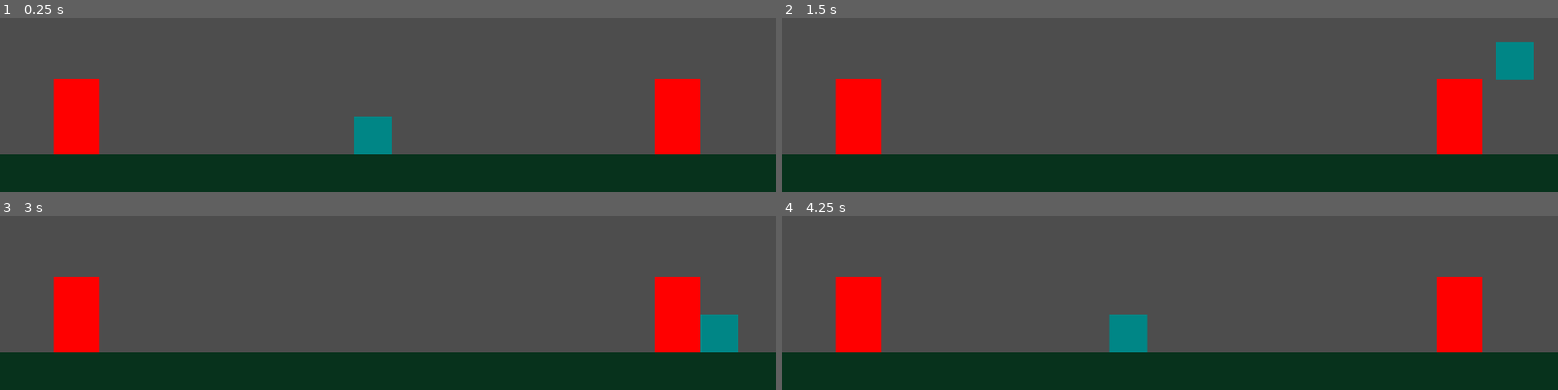
Above: before the commit, frames 1-4 (two rows, left to right).
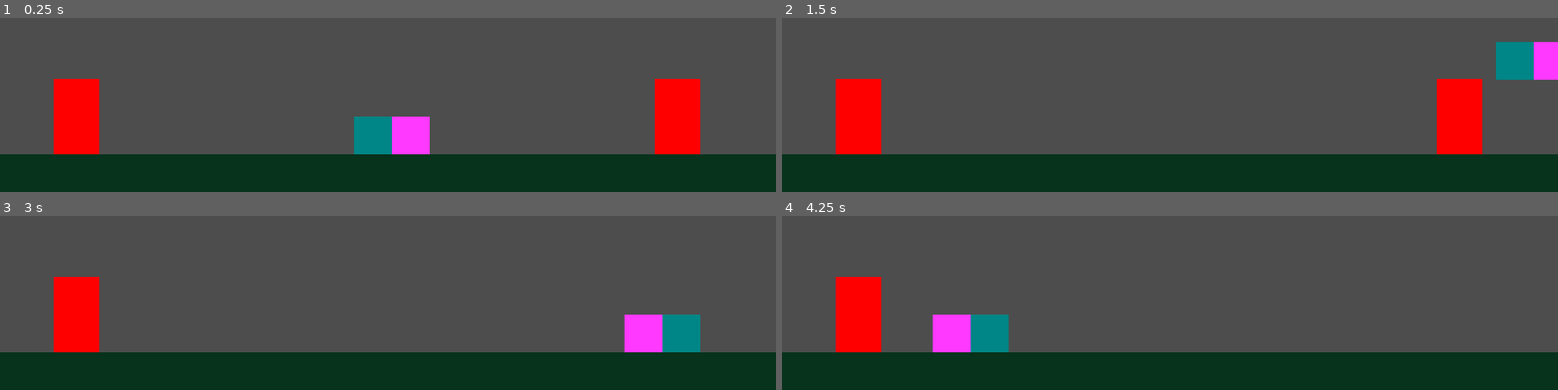
Above: after the commit, the same moments.

Repository: rayar93/asset-flip-game
Game: Godot game, scene res://Scene/Testing/level.tscn
Same seed, same stepped clock (60 frames per second), same inputs: the game is played once before the commit and once after it.
Inputs:
- Up to frame 1 (0.25 s): no input
- Up to frame 2 (1.5 s): tap Enter (ui_accept) at 0.5 s; hold D (move_right) from 0.53 s (still down); tap J (attack) at 0.6, 1.35 s; tap Space (jump) at 0.77 s
- Up to frame 3 (3 s): tap Space (jump) at 1.52 s; tap Enter (ui_accept) at 2 s; release D (move_right) at 2.03 s; hold Left (move_left) from 2.03 s (still down); tap J (attack) at 2.1, 2.85 s
- Up to frame 4 (4.25 s): keep holding Left (move_left); tap Space (jump) at 3.02, 3.77 s; tap J (attack) at 3.6 s

The runs differ from the first frame. In frame 1, 1.1% of the frame differs, in the area x 50-56%, y 56-79%; in frame 2, 0.7%; in frame 3, 4.5%; in frame 4, 5.8%, in the area x 19-91%, y 35-79%.

Commit message:
fixed attack box

Diff:
--- a/Scene/Character Scenes/player.tscn
+++ b/Scene/Character Scenes/player.tscn
@@ -25,8 +25,15 @@
 color = Color(0, 0.5262707, 0.5266111, 1)
 
 [node name="AttackArea" type="Area2D" parent="." unique_id=296612009]
+position = Vector2(50, 0)
 monitoring = false
 
 [node name="CollisionShape2D" type="CollisionShape2D" parent="AttackArea" unique_id=1530880413]
-position = Vector2(50, 0)
 shape = SubResource("RectangleShape2D_4flbx")
+
+[node name="ColorRect" type="ColorRect" parent="AttackArea" unique_id=2066843670]
+offset_left = -25.0
+offset_top = -25.0
+offset_right = 25.0
+offset_bottom = 25.0
+color = Color(1, 0.22352941, 1, 1)
